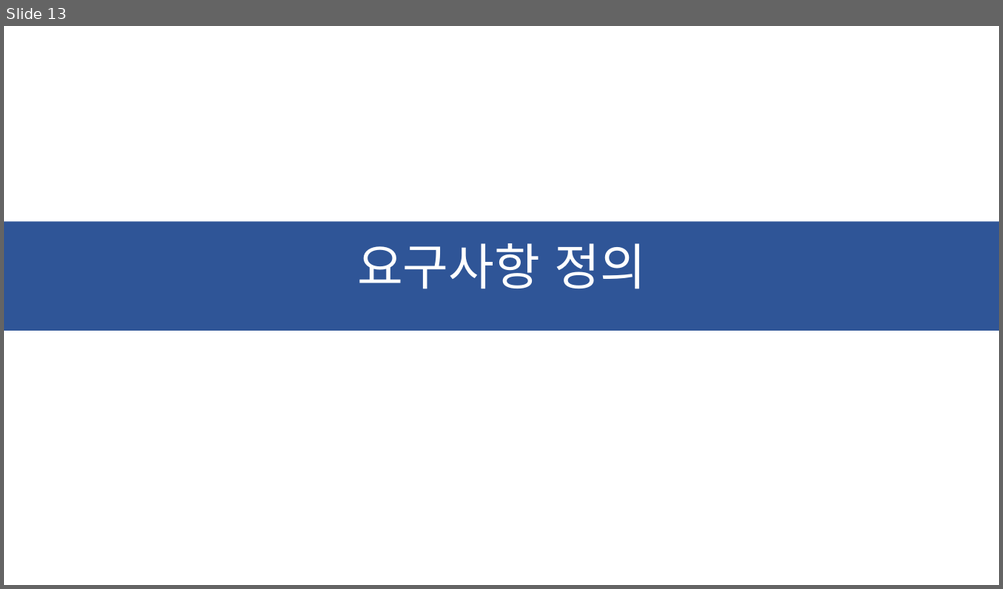
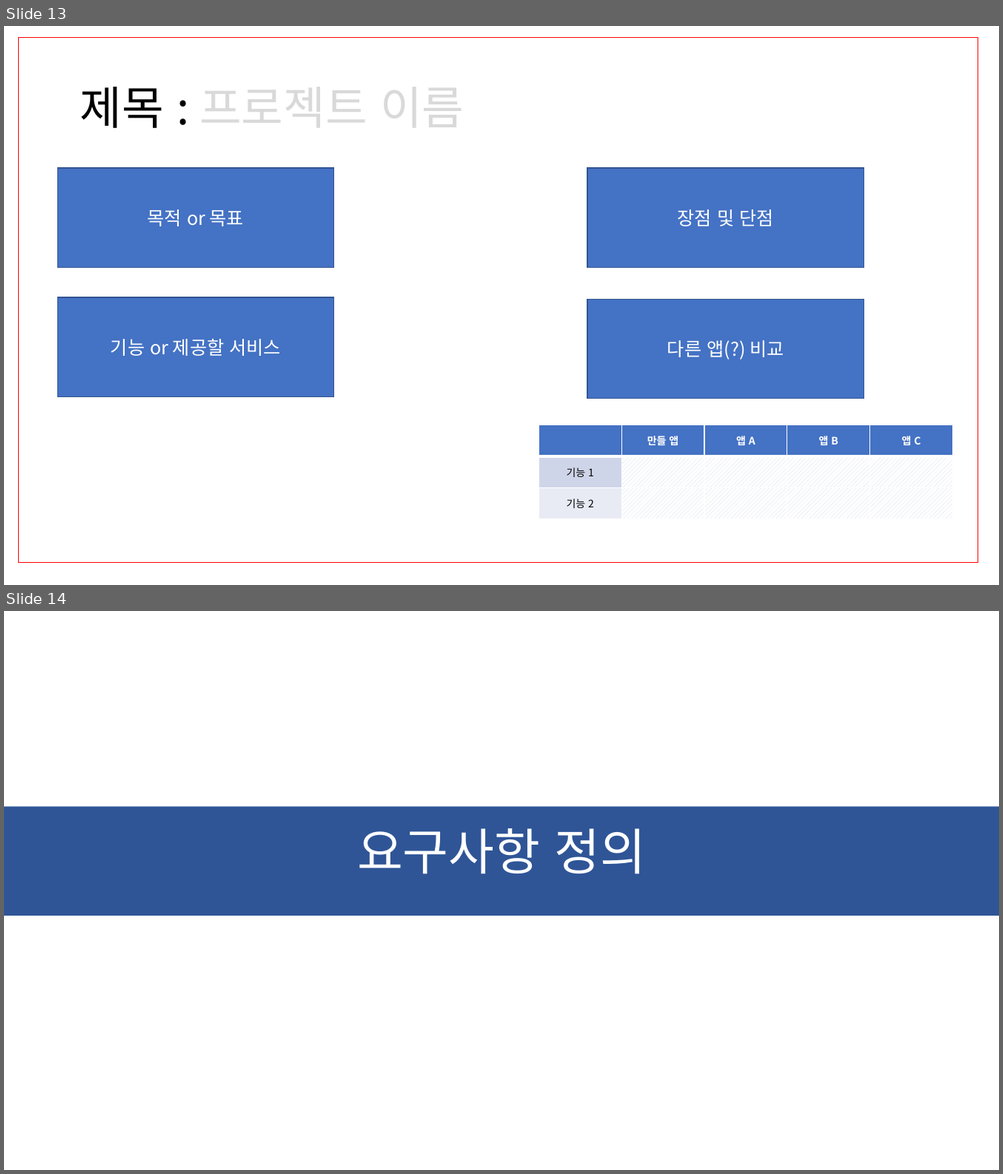
Before and after one commit to ChaeSung-Lee/DJ_InternShip, a slide deck: 2021_Summer/jp.hong/Project_BnC_jph.pptx. Shown one above the other, each under a label of ours: slide 13 before the commit, slides 13 and 14 after it. The pictures are 1003x589 and 1003x1174 pixels, drawn with LibreOffice and Linux fonts; fonts in the diff are those of the drawing. Boxes give left, top, right and bottom in pixels: in the first picture for what was removed or moved away, otherwise in the second. Text is boxed around its words. In the diff, an @@ line names an element or a change of style, - is before the commit and + after.

```diff
--- a/2021_Summer/jp.hong/Project_BnC_jph.pptx
+++ b/2021_Summer/jp.hong/Project_BnC_jph.pptx
@@ slide 13 added at (x1=4, y1=26, x2=999, y2=585), background #FFFFFF @@
@@ rectangle added at (x1=18, y1=37, x2=977, y2=563), outline #FF0000 0.25 pt @@
@@ title added at (x1=79, y1=72, x2=464, y2=138), 44 pt, text #D9D9D9 @@
+제목 : 프로젝트 이름
@@ rectangle added at (x1=58, y1=169, x2=334, y2=268), fill #4472C4, outline #325491 1 pt, 18 pt, text #FFFFFF @@
+목적 or 목표
@@ rectangle added at (x1=587, y1=169, x2=864, y2=268), fill #4472C4, outline #325491 1 pt, 18 pt, text #FFFFFF @@
+장점 및 단점
@@ rectangle added at (x1=58, y1=298, x2=334, y2=397), fill #4472C4, outline #325491 1 pt, 18 pt, text #FFFFFF @@
+기능 or 제공할 서비스
@@ rectangle added at (x1=587, y1=299, x2=864, y2=398), fill #4472C4, outline #325491 1 pt, 18 pt, text #FFFFFF @@
+다른 앱(?) 비교
@@ table added at (x1=539, y1=426, x2=953, y2=520), 3 rows, 5 columns @@
+ | 만들 앱 | 앱 A | 앱 B | 앱 C
+기능 1 |  |  |  | 
+기능 2 |  |  |  | 
@@ what was slide 13 is now slide 14 @@
```
Also in this commit, not shown: 5 slides changed, 1 other slide added, 1 slide removed, 3 other files.
